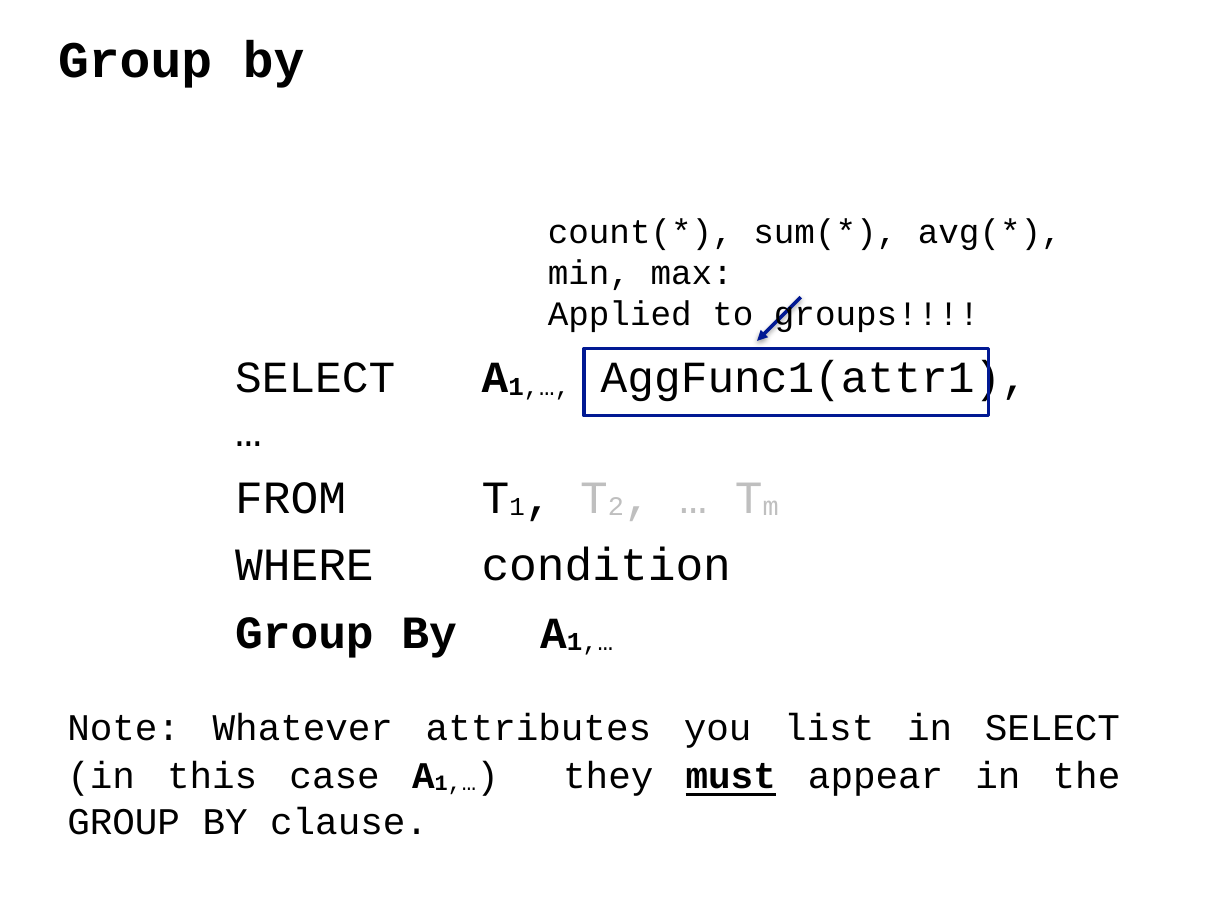
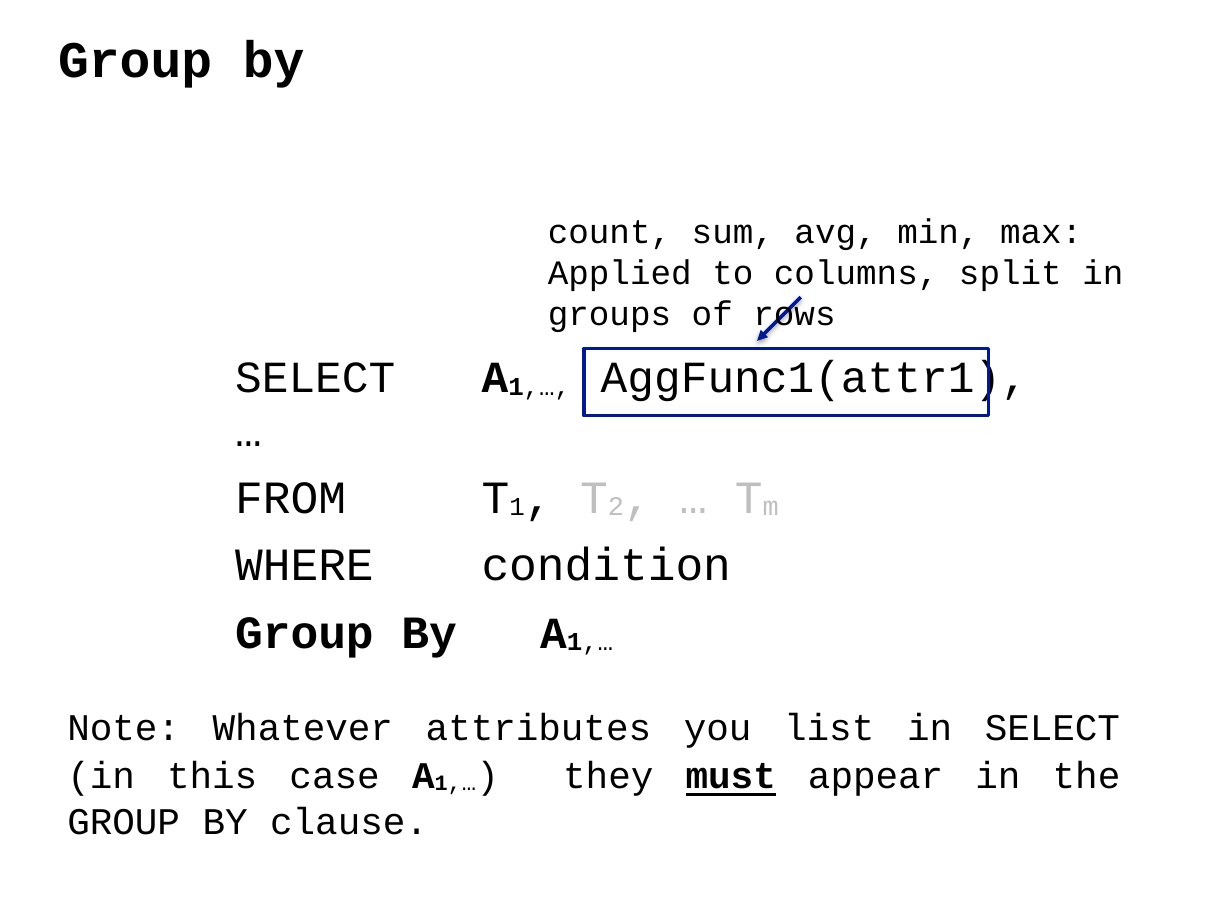
Before and after one commit to ipeirotis/introduction-to-databases, a slide deck: slide 54 of C-SQL.pptx. Drawn at 1232x924 pixels with LibreOffice and Linux fonts; fonts in the diff are those of the drawing. Boxes give left, top, right and bottom in pixels: in the first picture for what was removed or moved away, otherwise in the second. Text is boxed around its words. In the diff, an @@ line names an element or a change of style, - is before the commit and + after.

```diff
--- a/C-SQL.pptx
+++ b/C-SQL.pptx
@@ text at (x1=548, y1=218, x2=1123, y2=335): text changed @@
-count(*), sum(*), avg(*), min, max:
-Applied to groups!!!!
+count, sum, avg, min, max:
+Applied to columns, split in groups of rows
```
Also in this commit, not shown: 14 other slides changed, 10 slides added, 1 slide removed.
